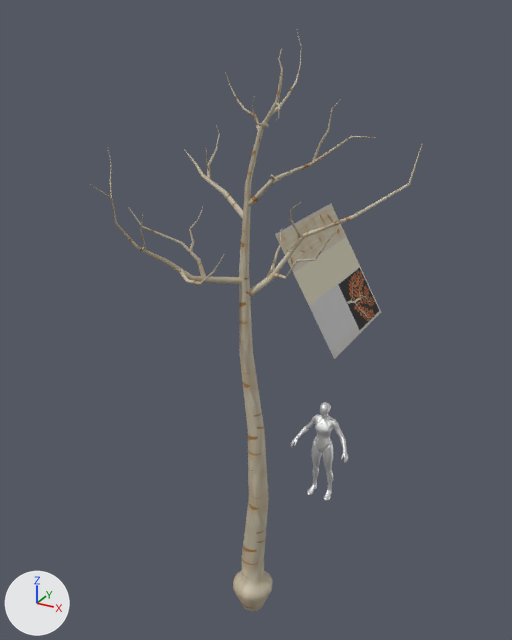
An edit to the Blender file Medieval (UE)/arvores.blend, drawn before and after from the same camera.
Rendered twice from a 50 mm camera at (3.94, -7.07, 7.81) aimed at (-0.34, 0.71, 3.92). Arrows for +X, +Y and +Z are at lower left; the lights stay in place. The older version comes first.

In view in the first picture: 'Arvore', 'Plane', 'SkeletalMeshComponent0_LOD2'.
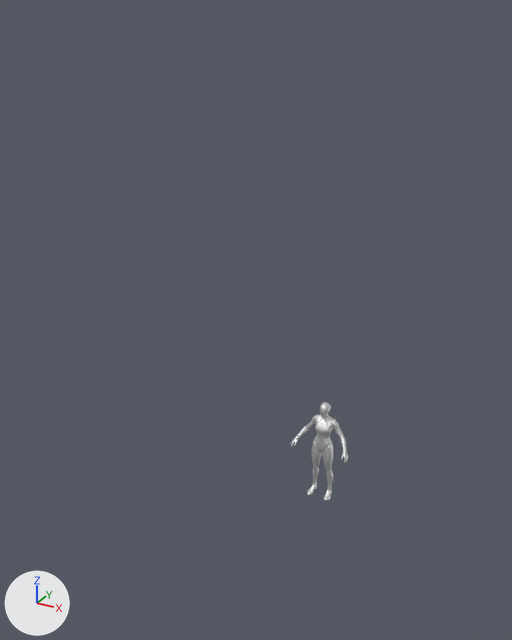
Commit message: props arvore

Location of each change, [x1, y1, x2, y2] in pixels of the pictures (512 x 640 px):
```json
{"object": "Arvore", "change": "hidden", "before": [90, 32, 423, 611]}
{"object": "Plane", "change": "deleted", "before": [275, 204, 381, 359]}
```

The change, as JSON lines over the scene's bpy script:
```json
{"op": "set", "path": "mat_arvore.texture", "old": "img_t_arvore_01_diffuse_png", "new": "img_t_arvore_01_diffuse_png", "note": "not seen -> with its transparency"}
{"op": "add", "block": "ob_arvore", "code": "ob_arvore.hide_set(True)"}
{"op": "remove", "block": "ob_plane", "code": ["ob_plane = bpy.data.objects.new('Plane', me_plane)", "ob_plane.location = (0.0, 2.55, 4.02)", "ob_plane.rotation_euler = (0.0, 1.052, 0.0)  # degrees (0, 60, 0)"]}
```
